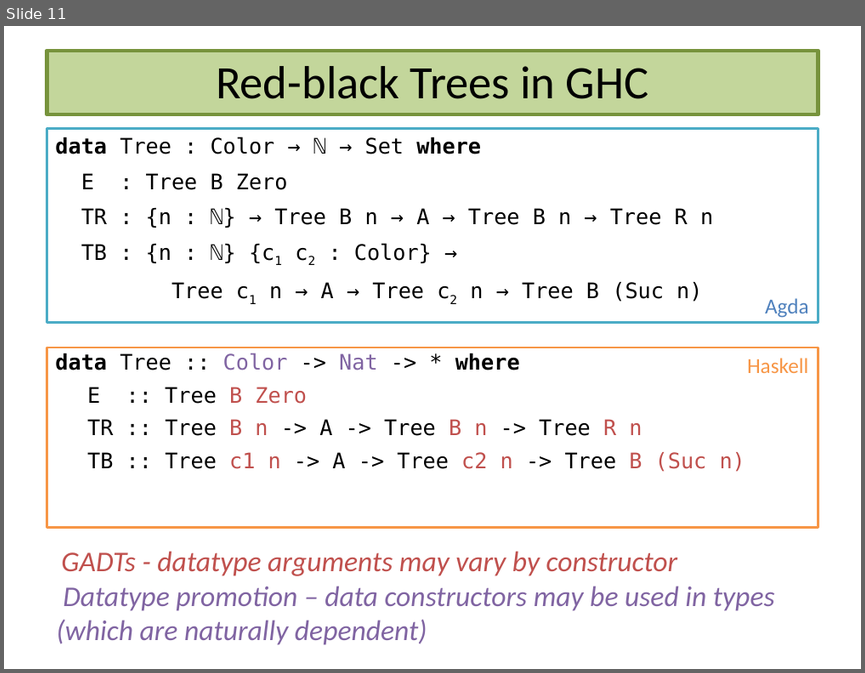
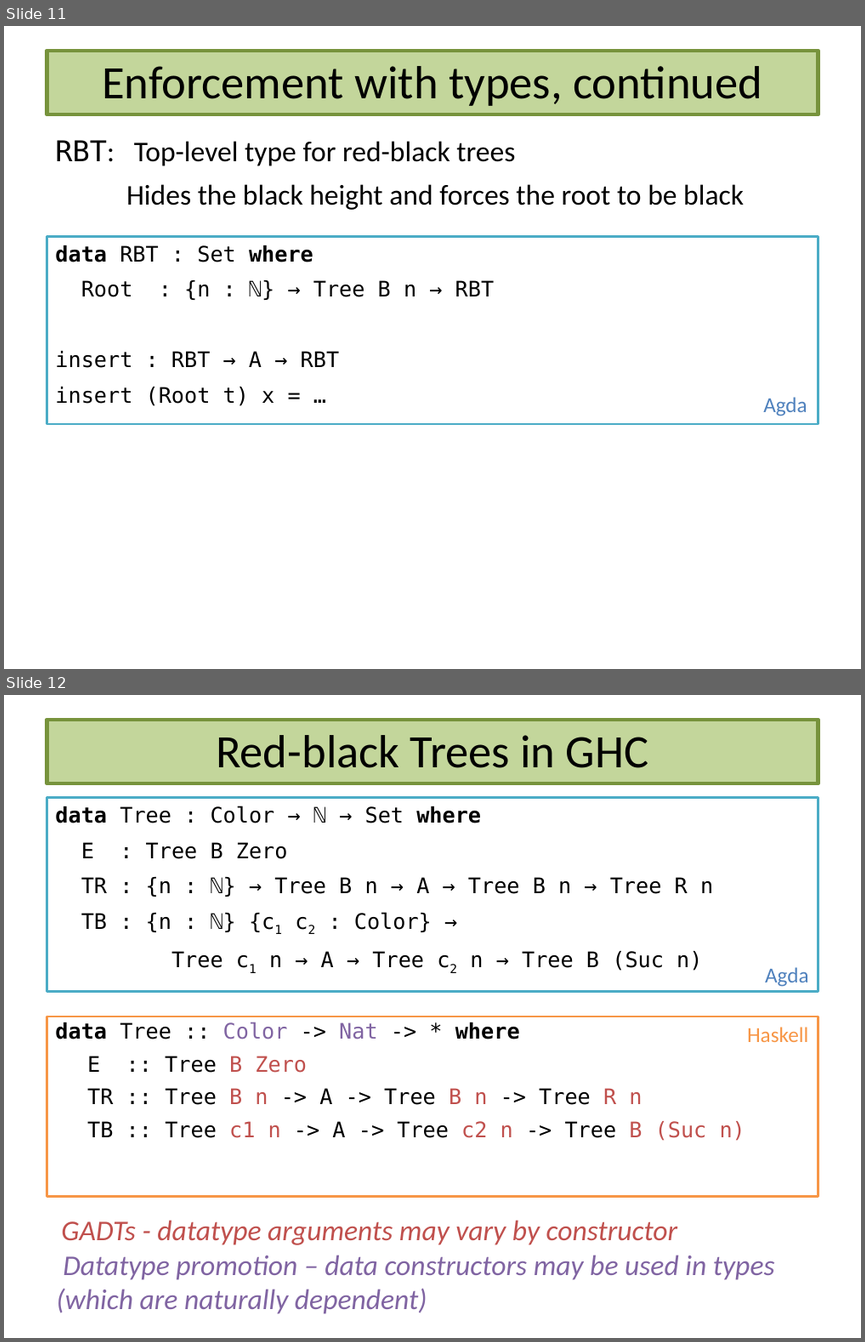
Before and after one commit to sweirich/dth, a slide deck: depending-on-types/depending-on-types.pptx. Shown one above the other, each under a label of ours: slide 11 before the commit, slides 11 and 12 after it. The pictures are 865x673 and 865x1342 pixels, drawn with LibreOffice and Linux fonts; fonts in the diff are those of the drawing. Boxes give left, top, right and bottom in pixels: in the first picture for what was removed or moved away, otherwise in the second. Text is boxed around its words. In the diff, an @@ line names an element or a change of style, - is before the commit and + after.

```diff
--- a/depending-on-types/depending-on-types.pptx
+++ b/depending-on-types/depending-on-types.pptx
@@ slide 11 added at box(4, 26, 861, 669), background #FFFFFF @@
@@ title added at box(46, 50, 818, 114), fill #C3D69B, outline #77933C 3 pt, 39 pt, text #000000 @@
+Enforcement with types, continued
@@ text added at box(55, 140, 744, 210), 24 pt, text #000000 @@
+RBT: Top-level type for red-black trees
+Hides the black height and forces the root to be black
@@ rectangle added at box(46, 236, 818, 424), fill #FFFFFF, outline #4BACC6 2 pt, 18 pt, text #000000 @@
+data RBT : Set where
+Root : {n : ℕ} → Tree B n → RBT
+insert : RBT → A → RBT
+insert (Root t) x = …
@@ text added at box(763, 397, 806, 416), 18 pt, text #4F81BD @@
+Agda
@@ what was slide 11 is now slide 12 @@
```
Also in this commit, not shown: 8 slides changed, 1 slide removed.
